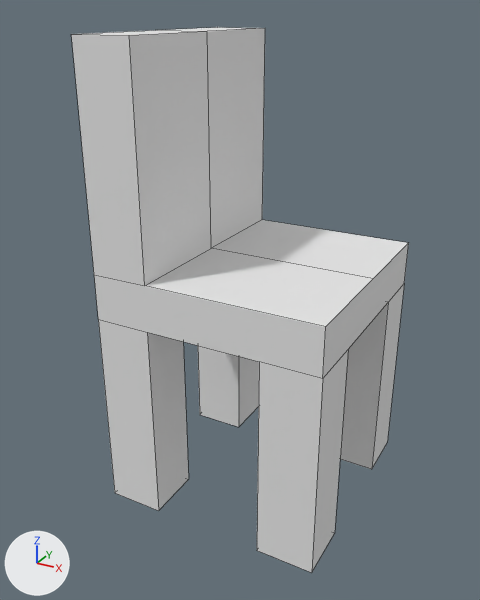
Before and after pictures for a commit that changed the OBJ model Assets/Models/chair_basic.obj.
Rendered twice from a camera (50 mm lens) standing at (0.61, -1.204, 1.042) and looking at (-0.031, -0.038, 0.459). Every picture has the same lights, and +X, +Y and +Z are marked at lower left. Mesh edges are drawn as thin lines. Where no turn or scale is listed for an object, it has been applied to the vertices.

Objects in the first picture: 'Cube_Cube.001'.
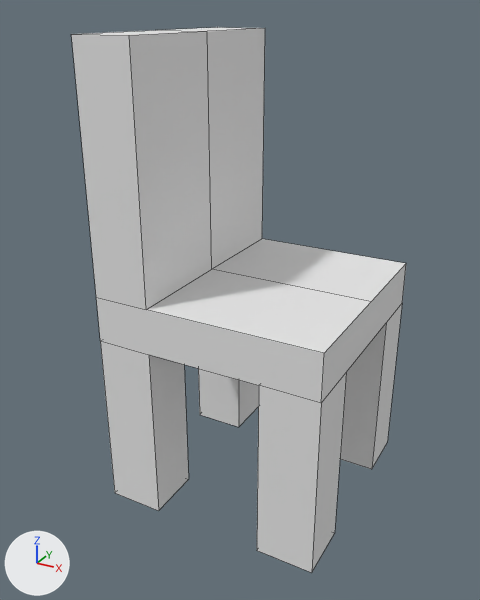
The change, as a list of edits to the scene's bpy script:
```text
Change me_cube_cube_001:
    where me_cube_cube_001.from_pydata(...)  # 47 vertices, 39 faces; spans x -0.25..0.25, y -0.25..0.25, z 0.0..1.0
    used by ob_cube_cube_001; location = (0.0, 0.0, 0.0)
    me_cube_cube_001 part 1: all 25 vertices in x -0.25..0.25, y -0.25..0.25, z 0.45..0.55 are moved by (0.0, 0.0, -0.05)
```

Where the change shows, as pixel boxes [x1, y1, x2, y2] in the pictures (480 x 600 px; the box of a moved part takes in the faces that stretch with it):
'Cube_Cube.001', reshaped
    before: [71, 27, 409, 573]
    after: [71, 27, 406, 573]
part 1 of me_cube_cube_001, moved or reshaped
    before: [94, 75, 409, 495]
    after: [94, 75, 406, 495]
